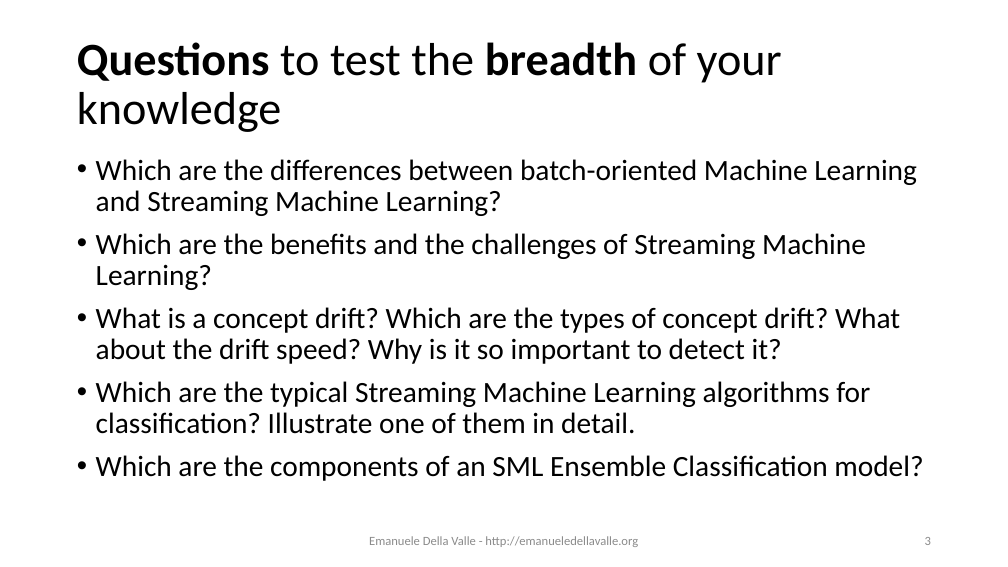
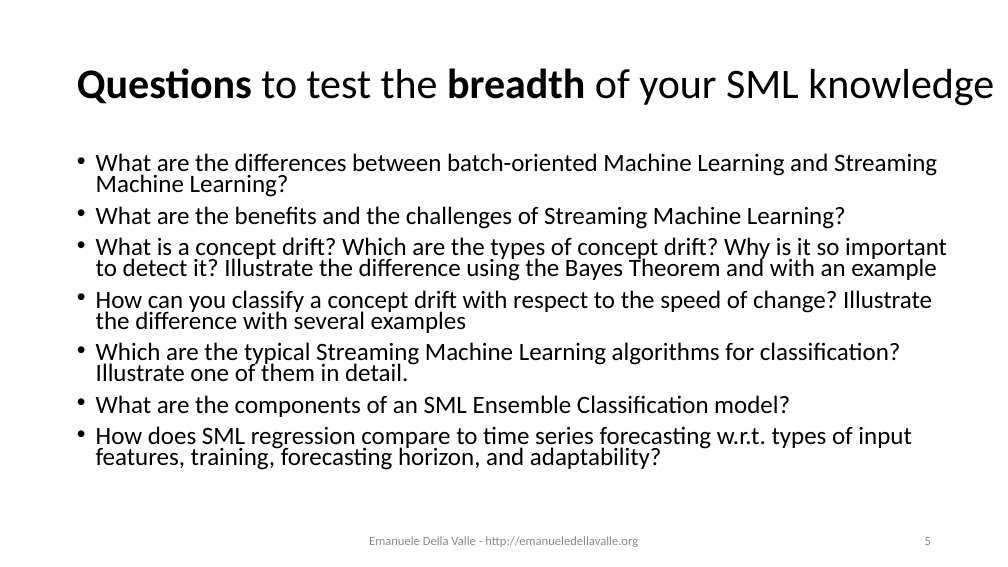
Before and after one commit to emanueledellavalle/streaming-data-analytics, a slide deck: slide 5 of lectures/14_SDS_exam-preview/14_Streaming-Data-Science_exam-preview.pptx (slide 3 before the commit). Drawn at 1008x567 pixels with LibreOffice and Linux fonts; fonts in the diff are those of the drawing. Boxes give left, top, right and bottom in pixels: in the first picture for what was removed or moved away, otherwise in the second. Text is boxed around its words. In the diff, an @@ line names an element or a change of style, - is before the commit and + after.

```diff
--- a/lectures/14_SDS_exam-preview/14_Streaming-Data-Science_exam-preview.pptx
+++ b/lectures/14_SDS_exam-preview/14_Streaming-Data-Science_exam-preview.pptx
@@ title at (x1=77, y1=68, x2=994, y2=106): text changed; size 44 to 40 pt @@
-Questions to test the breadth of your knowledge
+Questions to test the breadth of your SML knowledge
@@ text at (x1=96, y1=153, x2=947, y2=333): text changed; size 28 to 23.8 pt @@
-• Which are the differences between batch-oriented Machine Learning and Streaming Machine Learning?
-• Which are the benefits and the challenges of Streaming Machine Learning?
-• What is a concept drift? Which are the types of concept drift? What about the drift speed? Why is it so important to detect it?
+• What are the differences between batch-oriented Machine Learning and Streaming Machine Learning?
+• What are the benefits and the challenges of Streaming Machine Learning?
+• What is a concept drift? Which are the types of concept drift? Why is it so important to detect it? Illustrate the difference using the Bayes Theorem and with an example
+• How can you classify a concept drift with respect to the speed of change? Illustrate the difference with several examples
@@ text at (x1=96, y1=342, x2=901, y2=382): size 28 to 23.8 pt in "Which are the typical Streaming Machine Learning ..."; line spacing 0.9 to 0.7 @@
@@ text at (x1=96, y1=395, x2=911, y2=470): text changed; size 28 to 23.8 pt @@
-• Which are the components of an SML Ensemble Classification model?
+• What are the components of an SML Ensemble Classification model?
+• How does SML regression compare to time series forecasting w.r.t. types of input features, training, forecasting horizon, and adaptability?
```
Also in this commit, not shown: 10 other slides changed, 2 slides added.
